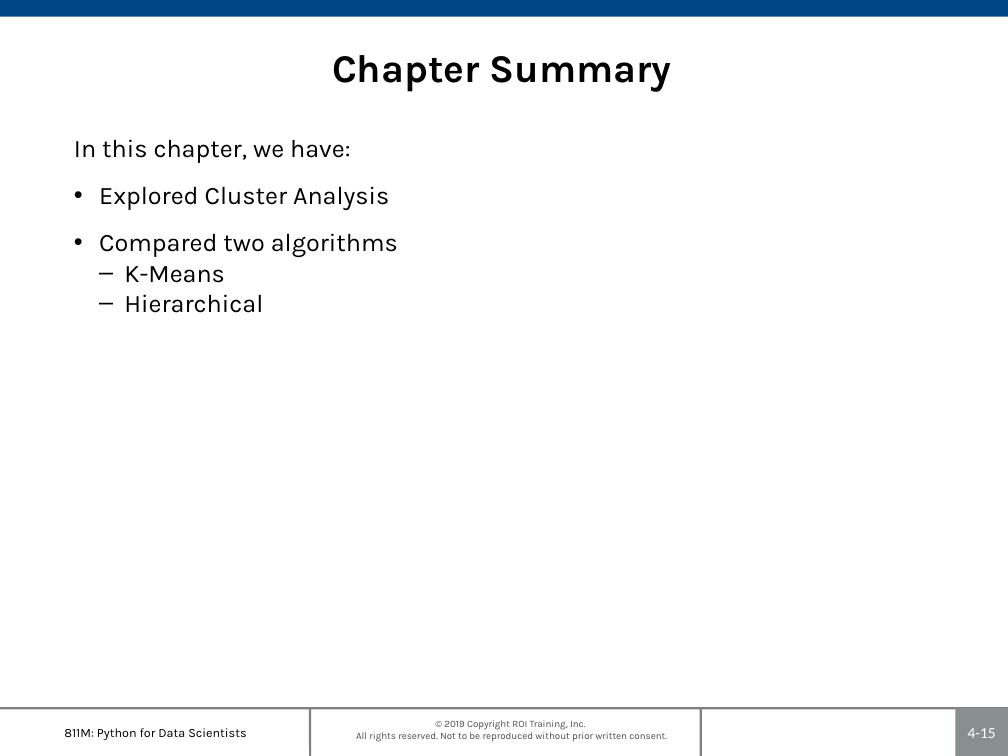
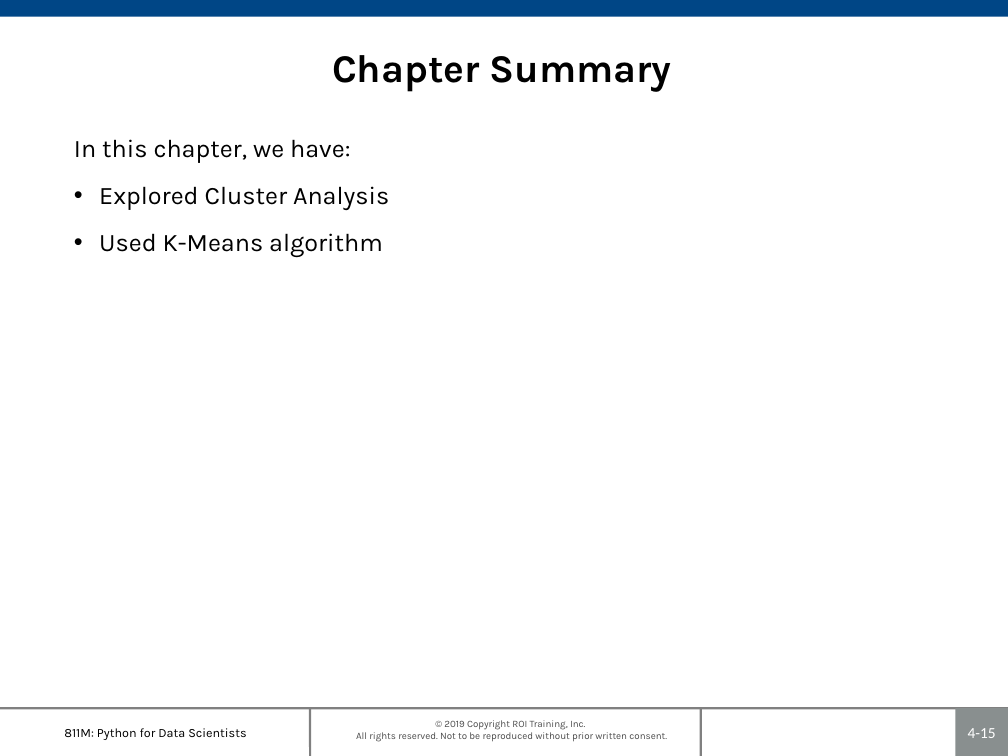
Before and after one commit to roitraining/SparkforDataEngineers, a slide deck: slide 15 of Ch04_ClusterAnalysis.pptx. Drawn at 1008x756 pixels with LibreOffice and Linux fonts; fonts in the diff are those of the drawing; background and template pictures are left out. Boxes give left, top, right and bottom in pixels: in the first picture for what was removed or moved away, otherwise in the second. Text is boxed around its words. In the diff, an @@ line names an element or a change of style, - is before the commit and + after.

```diff
--- a/Ch04_ClusterAnalysis.pptx
+++ b/Ch04_ClusterAnalysis.pptx
@@ text at bbox=[99, 233, 383, 258]: text changed @@
-• Compared two algorithms
-  – K-Means
-  – Hierarchical
+• Used K-Means algorithm
```
Also in this commit, not shown: 1 other slide changed, 24 other files.
